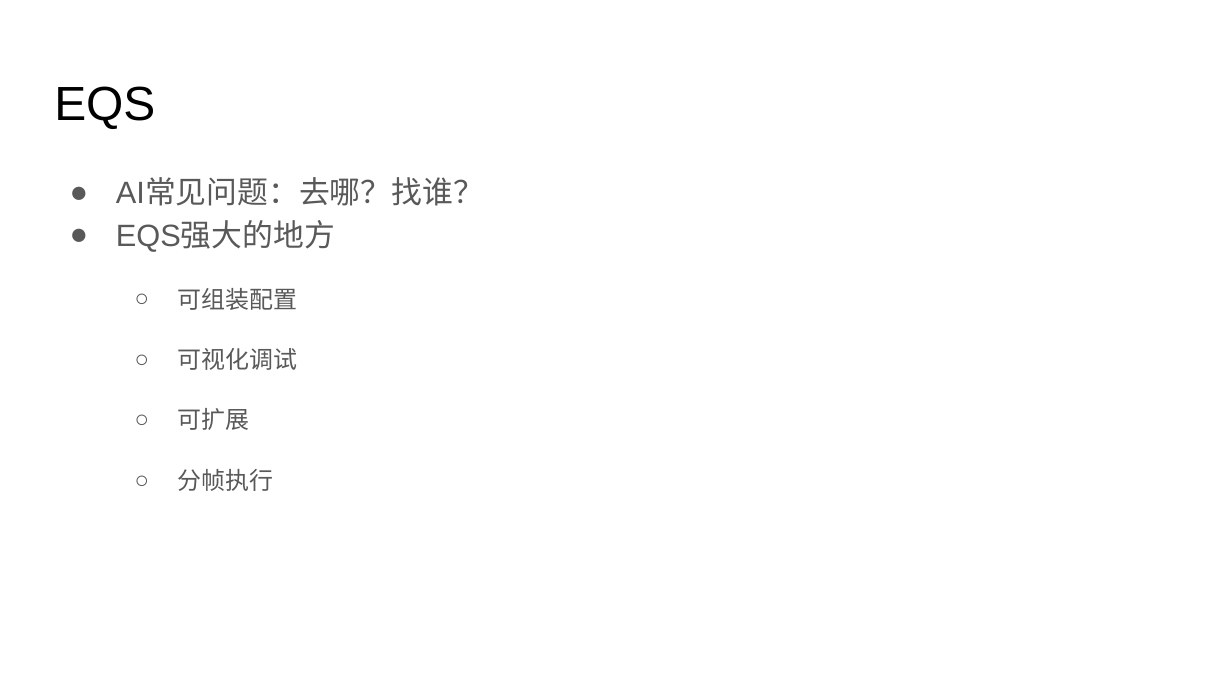
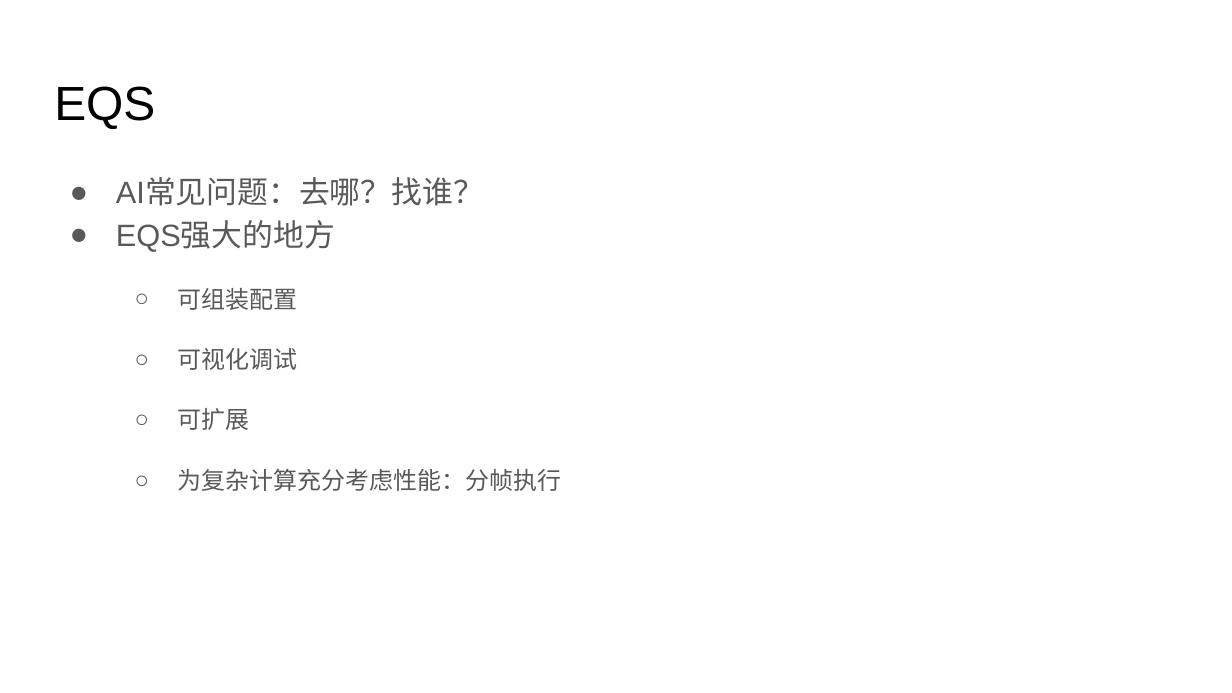
Before and after one commit to zwywilliam/docs_backup, a slide deck: slide 11 of b1分享.pptx. Drawn at 1232x693 pixels with LibreOffice and Linux fonts; fonts in the diff are those of the drawing. Boxes give left, top, right and bottom in pixels: in the first picture for what was removed or moved away, otherwise in the second. Text is boxed around its words. In the diff, an @@ line names an element or a change of style, - is before the commit and + after.

```diff
--- a/b1分享.pptx
+++ b/b1分享.pptx
@@ text at (178, 469, 562, 491): text changed @@
-  ○ 分帧执行
+  ○ 为复杂计算充分考虑性能：分帧执行
```
Also in this commit, not shown: 2 other slides changed, 3 slides added.
